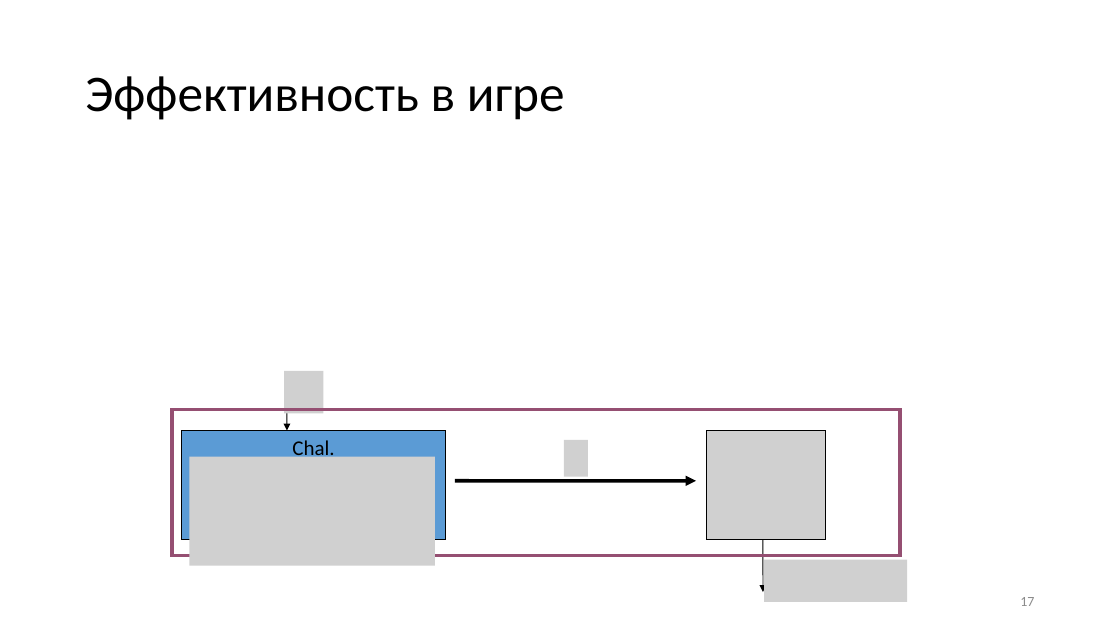
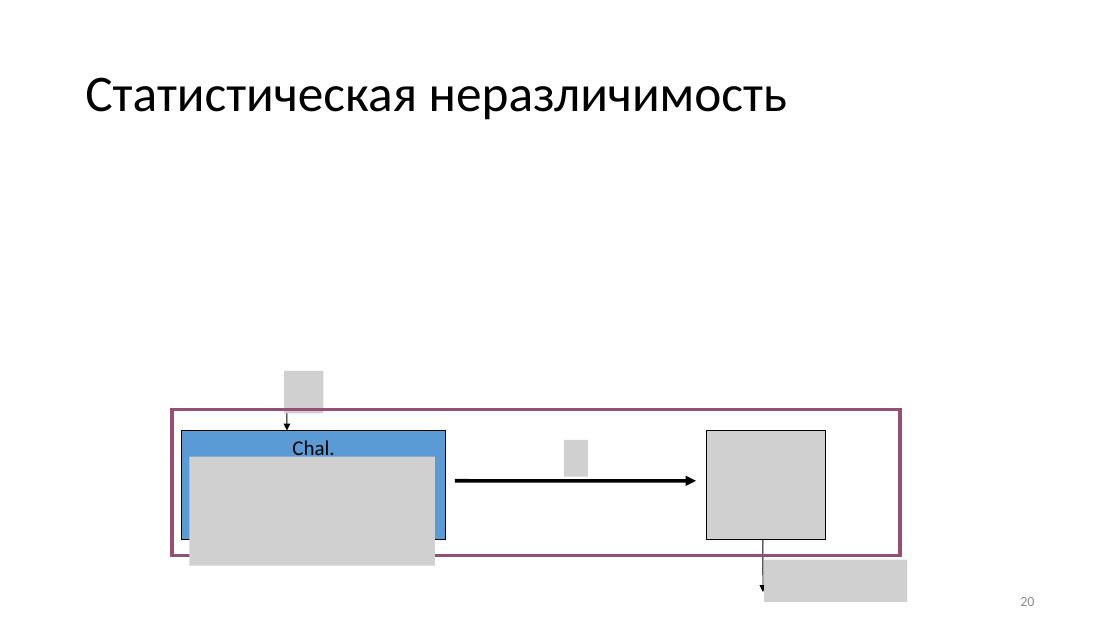
Before and after one commit to CryptoCourse/CryptoLectures, a slide deck: slide 20 of Lectures/Lecture2.pptx (slide 17 before the commit). Drawn at 1120x630 pixels with LibreOffice and Linux fonts; fonts in the diff are those of the drawing; grey boxes stand for pictures. Boxes give left, top, right and bottom in pixels: in the first picture for what was removed or moved away, otherwise in the second. Text is boxed around its words. In the diff, an @@ line names an element or a change of style, - is before the commit and + after.

```diff
--- a/Lectures/Lecture2.pptx
+++ b/Lectures/Lecture2.pptx
@@ title at [85,77,787,120]: text changed @@
-Эффективность в игре
+Статистическая неразличимость
@@ page number at [1020,597,1034,606]: text changed @@
-17
+20
```
Also in this commit, not shown: 11 other slides changed, 1 slide added, 1 other file.
